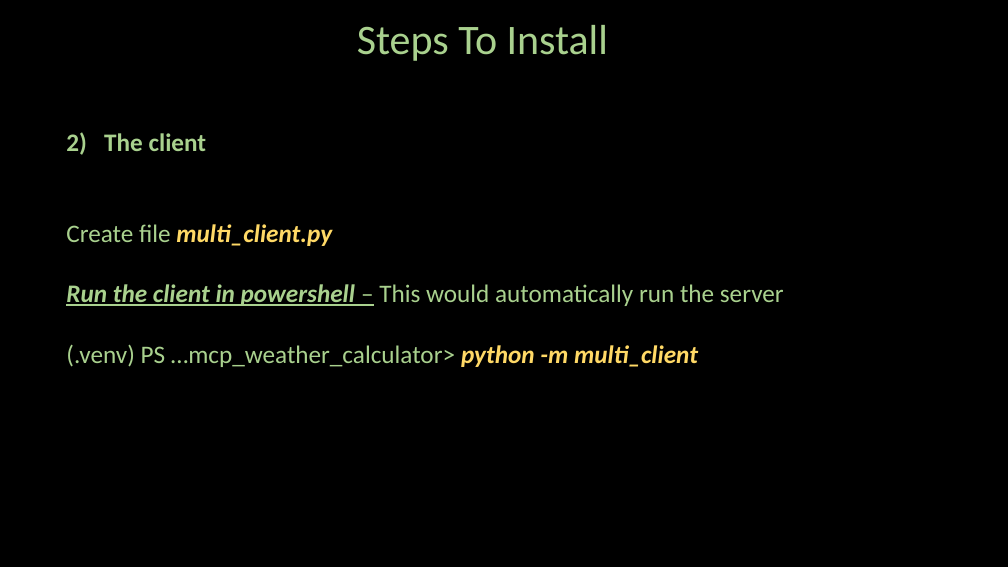
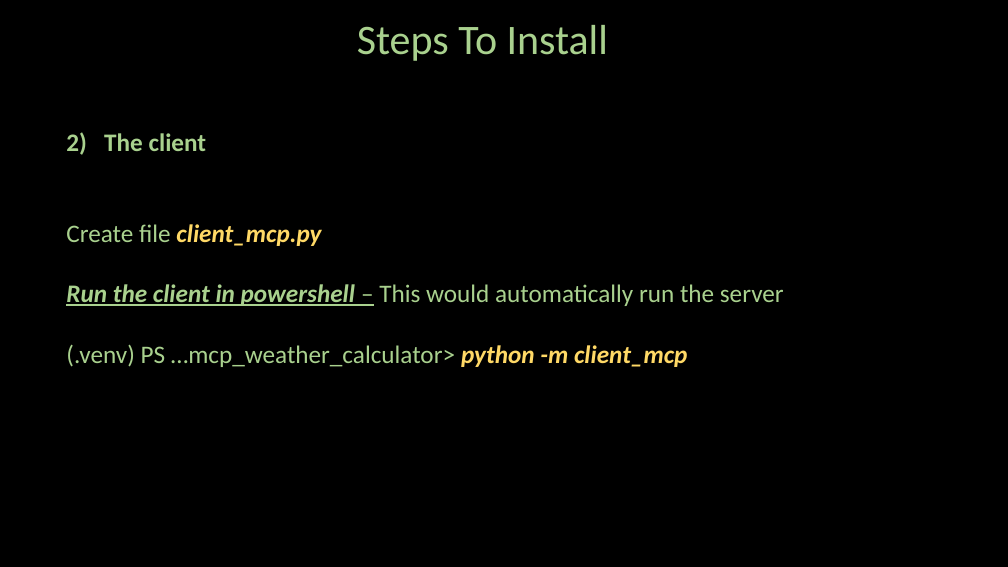
Before and after one commit to ash322ash422/github_loxford_pvt, a slide deck: slide 6 of AgenticAI/7_Advance/MCP/1_getting_started/mcp_weather_calculator/NOTES.pptx (slide 4 before the commit). Drawn at 1008x567 pixels with LibreOffice and Linux fonts; fonts in the diff are those of the drawing; background and template pictures are left out. Boxes give left, top, right and bottom in pixels: in the first picture for what was removed or moved away, otherwise in the second. Text is boxed around its words. In the diff, an @@ line names an element or a change of style, - is before the commit and + after.

```diff
--- a/AgenticAI/7_Advance/MCP/1_getting_started/mcp_weather_calculator/NOTES.pptx
+++ b/AgenticAI/7_Advance/MCP/1_getting_started/mcp_weather_calculator/NOTES.pptx
@@ text at (66,224,321,246): text changed @@
-Create file multi_client.py
+Create file client_mcp.py
@@ text at (66,344,687,367): text changed @@
-(.venv) PS …mcp_weather_calculator> python -m multi_client
+(.venv) PS …mcp_weather_calculator> python -m client_mcp
```
Also in this commit, not shown: 2 other slides changed, 10 slides added, 1 slide removed, 18 other files.
